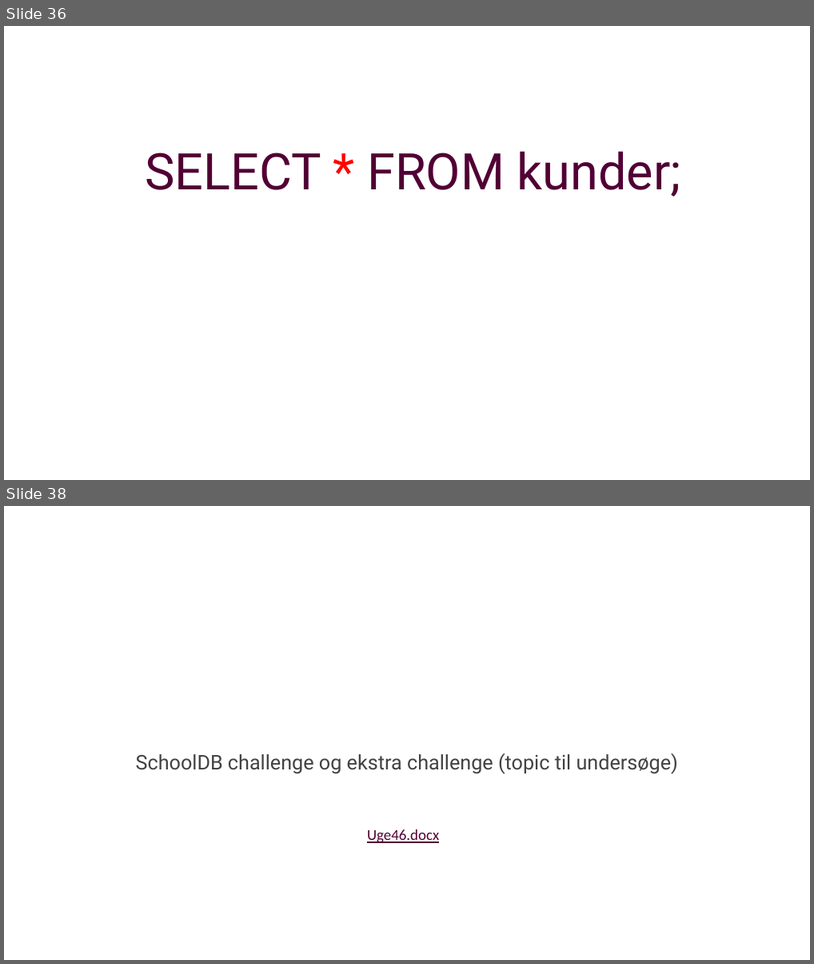
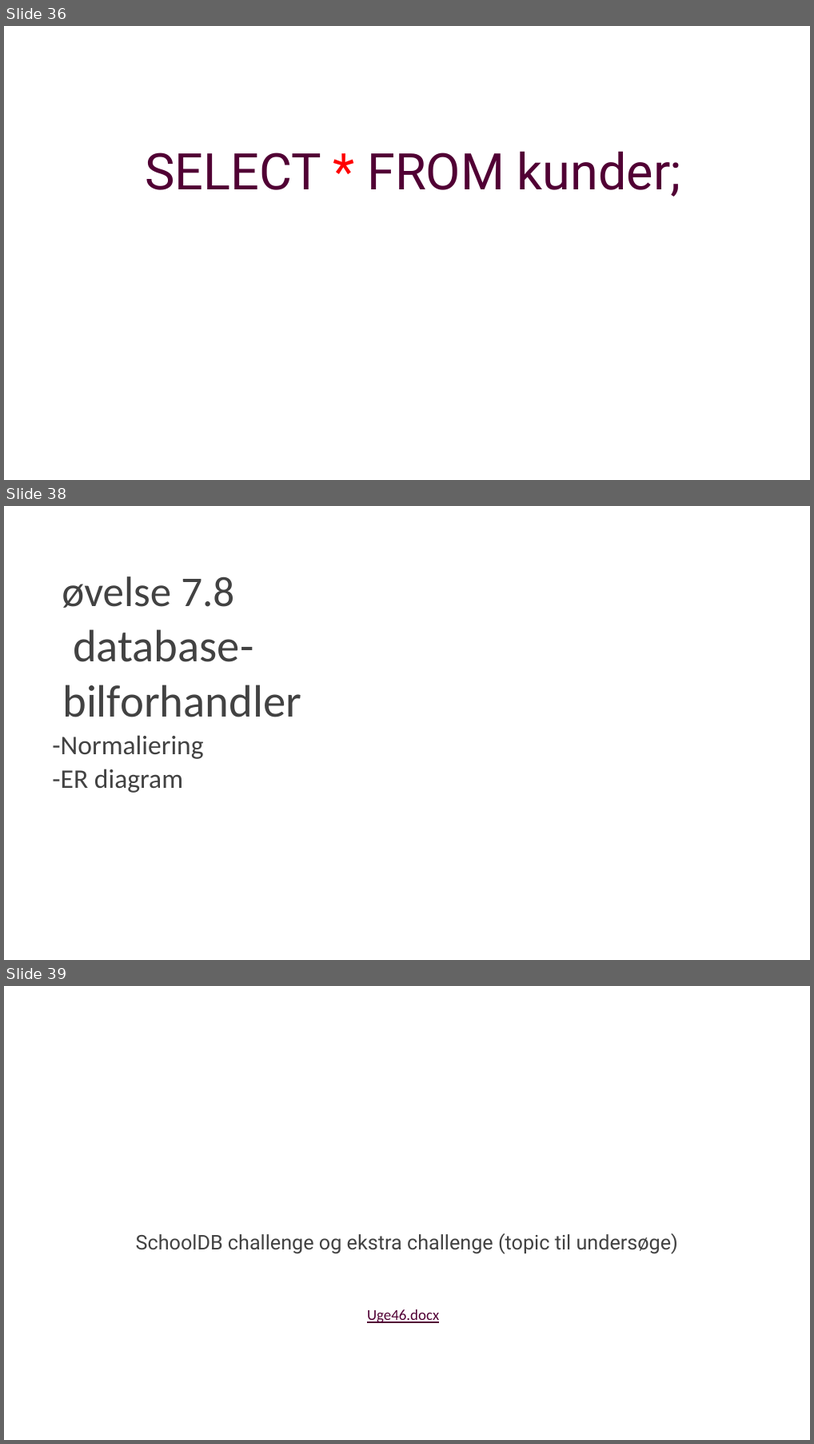
Before and after one commit to xiaoleibi/DMU26, a slide deck: DBPPT/DB Gang3 DataTyper.pptx. Shown one above the other, each under a label of ours: slides 36 and 38 before the commit, slides 36, 38 and 39 after it; the slides between them are not shown. The pictures are 814x964 and 814x1444 pixels, drawn with LibreOffice and Linux fonts; fonts in the diff are those of the drawing. Boxes give left, top, right and bottom in pixels: in the first picture for what was removed or moved away, otherwise in the second. Text is boxed around its words. In the diff, an @@ line names an element or a change of style, - is before the commit and + after.

```diff
--- a/DBPPT/DB Gang3 DataTyper.pptx
+++ b/DBPPT/DB Gang3 DataTyper.pptx
@@ slide 38 added at (4, 506, 810, 960), background #FFFFFF @@
@@ text added at (52, 576, 302, 792), 32 pt, text #424242 @@
+øvelse 7.8
+database-
+bilforhandler
+-Normaliering
+-ER diagram
@@ what was slide 38 is now slide 39 @@
```
Also in this commit, not shown: 3 slides changed, 1 other slide added, 1 slide removed, 3 other files.
